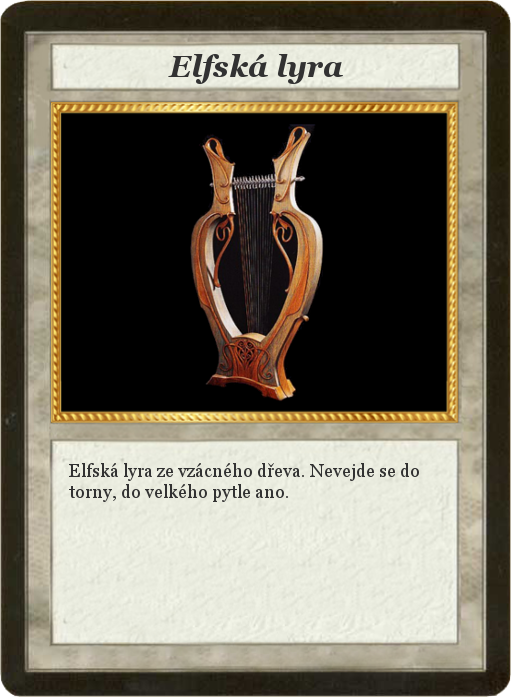
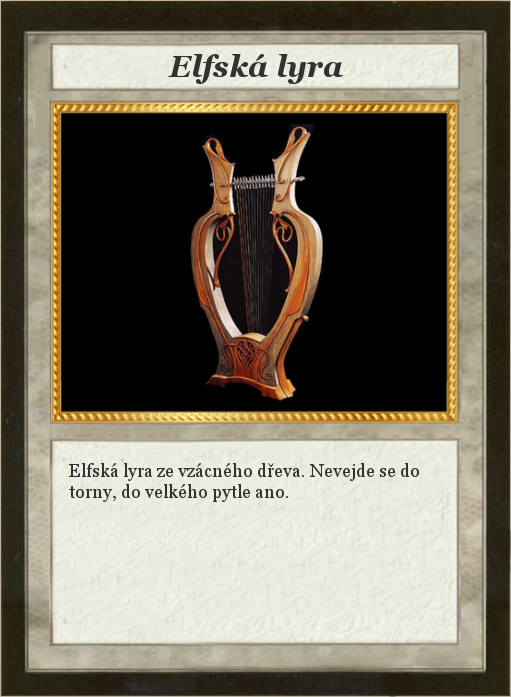
Two versions of the same layered image (511 × 697). Layer-by-layer changes:
painted on "Card" over bbox(0, 0, 511, 697)
